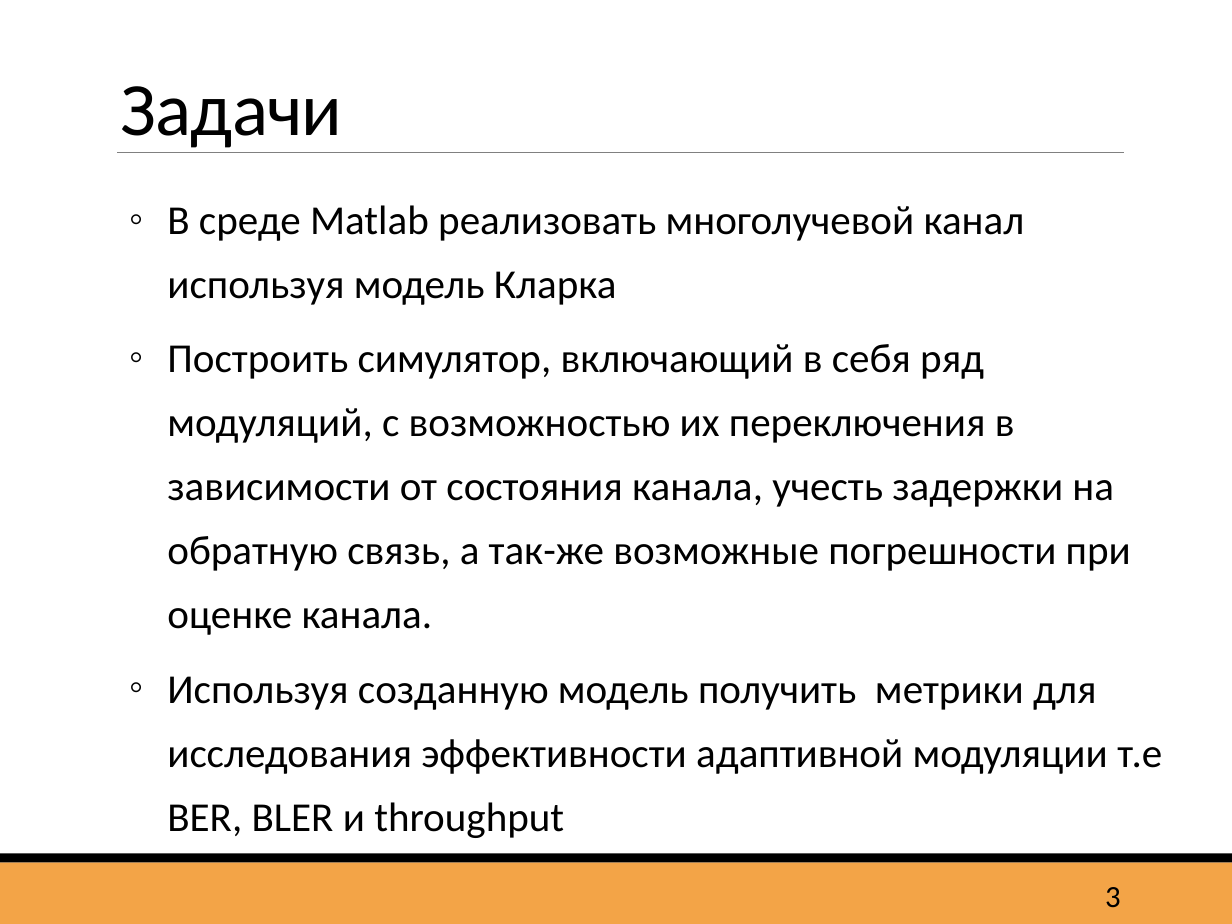
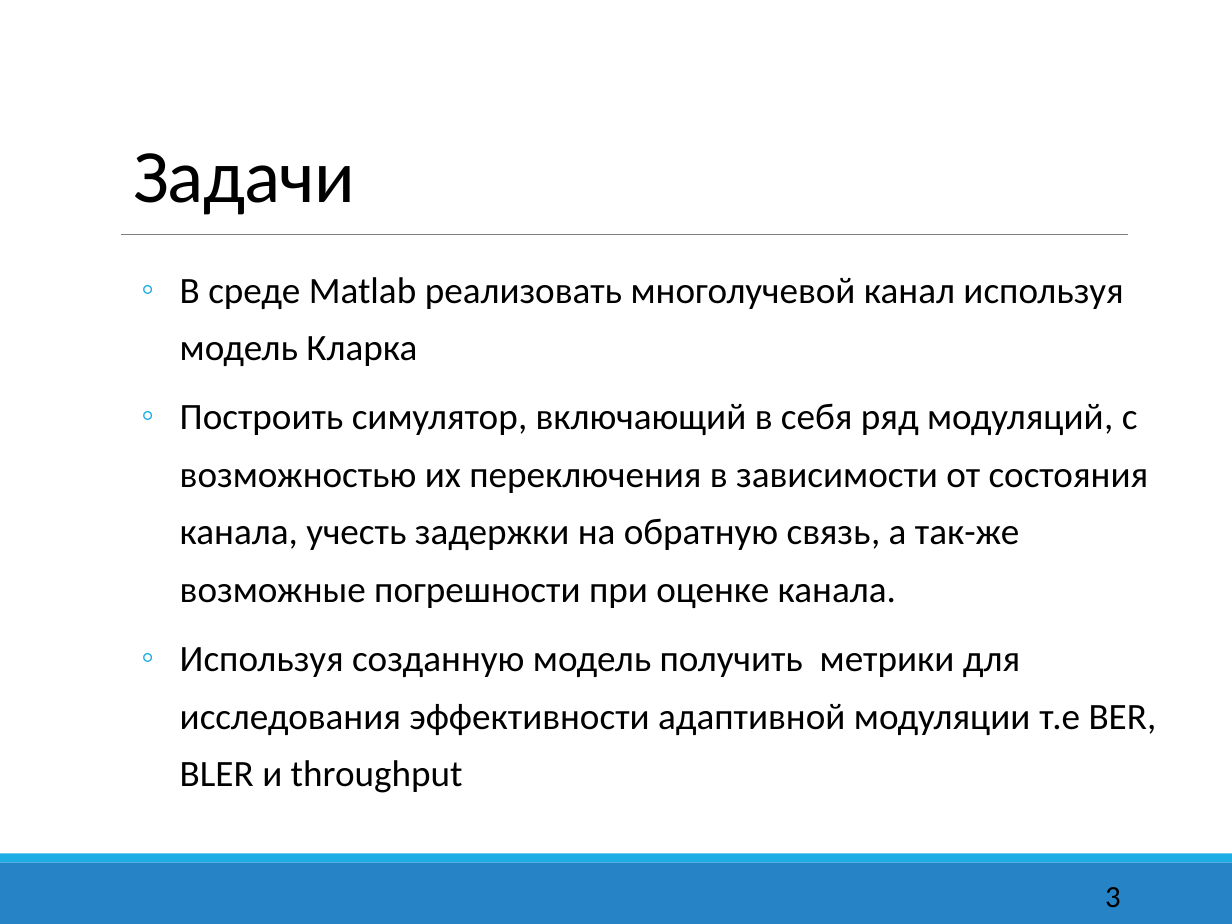
Before and after one commit to Zheki4S/Adaptive_modulation, a slide deck: slide 3 of Presentation_Simonov.PPTX. Drawn at 1232x924 pixels with LibreOffice and Linux fonts; fonts in the diff are those of the drawing. Boxes give left, top, right and bottom in pixels: in the first picture for what was removed or moved away, otherwise in the second. Text is boxed around its words. In the diff, an @@ line names an element or a change of style, - is before the commit and + after.

```diff
--- a/Presentation_Simonov.PPTX
+++ b/Presentation_Simonov.PPTX
@@ title "Задачи" rewrapped from box(121, 86, 342, 153) to box(133, 153, 354, 215) @@
@@ line moved from (117, 152) - (1124, 152) to (121, 234) - (1127, 234) @@
@@ text "В среде Matlab реализовать многолучевой ...": place and size @@
-text "В среде Matlab реализовать многолучевой ..." at box(167, 205, 1162, 838)
+text "В среде Matlab реализовать многолучевой ..." at box(180, 277, 1157, 793)
@@ text "В среде Matlab реализовать многолучевой ..." at box(180, 277, 1157, 793): size 24 to 21.7 pt; bullet colour #000000 to #1CADE4 @@
@@ rectangle at box(0, 862, 1232, 924): fill #F3A447 to #2683C6 @@
@@ rectangle at box(0, 854, 1232, 862): fill #000000 to #1CADE4 @@
```
Also in this commit, not shown: 15 other slides changed.
